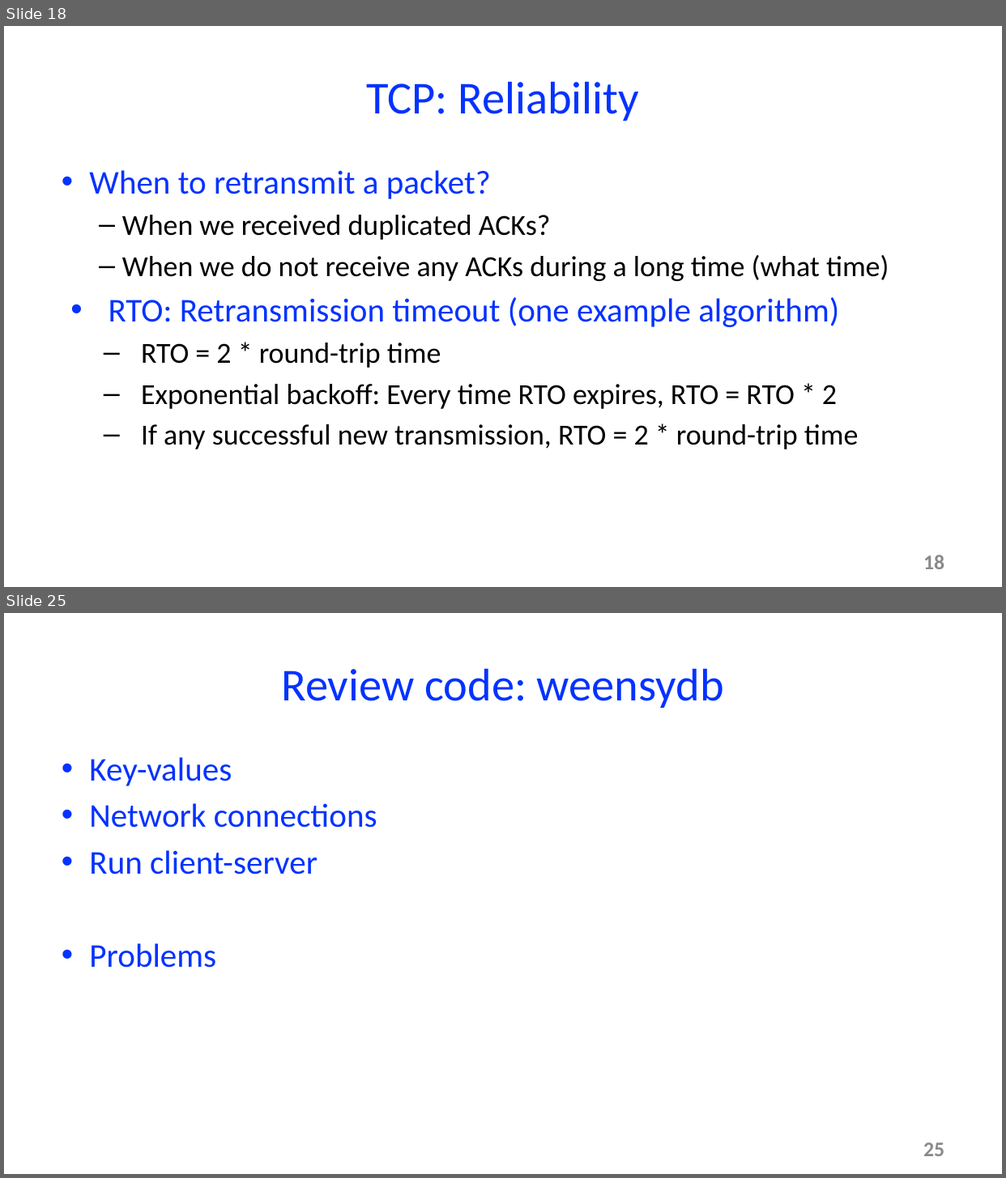
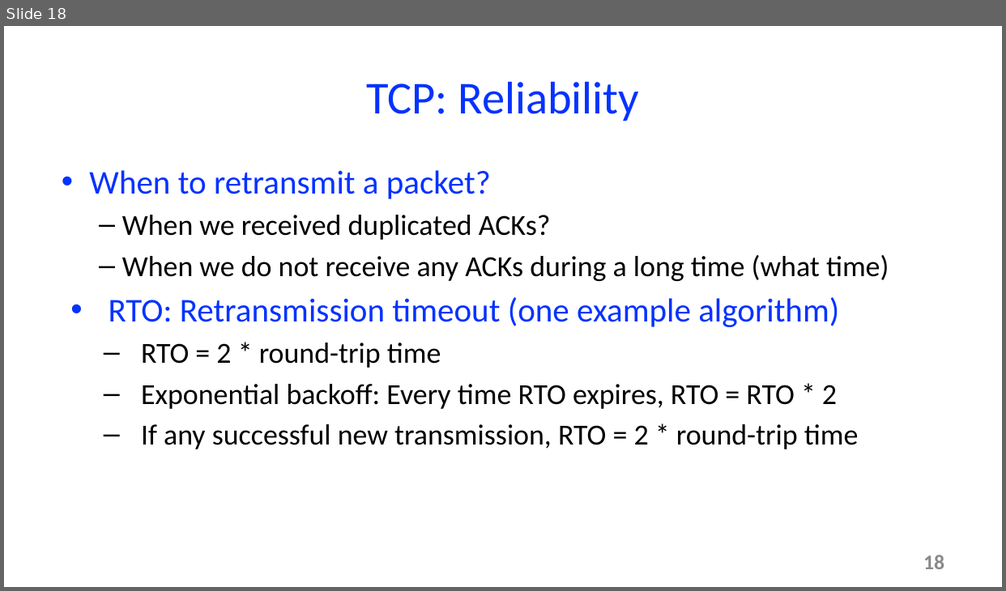
Before and after one commit to mtarunpr/cs61, a slide deck: net2/net2.pptx. Shown one above the other, each under a label of ours: slides 18 and 25 before the commit, slide 18 after it; the slides between them are not shown. The pictures are 1006x1178 and 1006x591 pixels, drawn with LibreOffice and Linux fonts; fonts in the diff are those of the drawing. Boxes give left, top, right and bottom in pixels: in the first picture for what was removed or moved away, otherwise in the second. Text is boxed around its words. In the diff, an @@ line names an element or a change of style, - is before the commit and + after.

```diff
--- a/net2/net2.pptx
+++ b/net2/net2.pptx
@@ slide 25 removed at (x1=4, y1=613, x2=1002, y2=1174), background #FFFFFF @@
@@ title removed at (x1=281, y1=668, x2=724, y2=708) @@
-Review code: weensydb
@@ text removed at (x1=89, y1=757, x2=377, y2=968) @@
-• Key-values
-• Network connections
-• Run client-server
-• Problems
@@ page number removed at (x1=923, y1=1143, x2=944, y2=1157) @@
-25
```
Also in this commit, not shown: 26 other slides removed.
